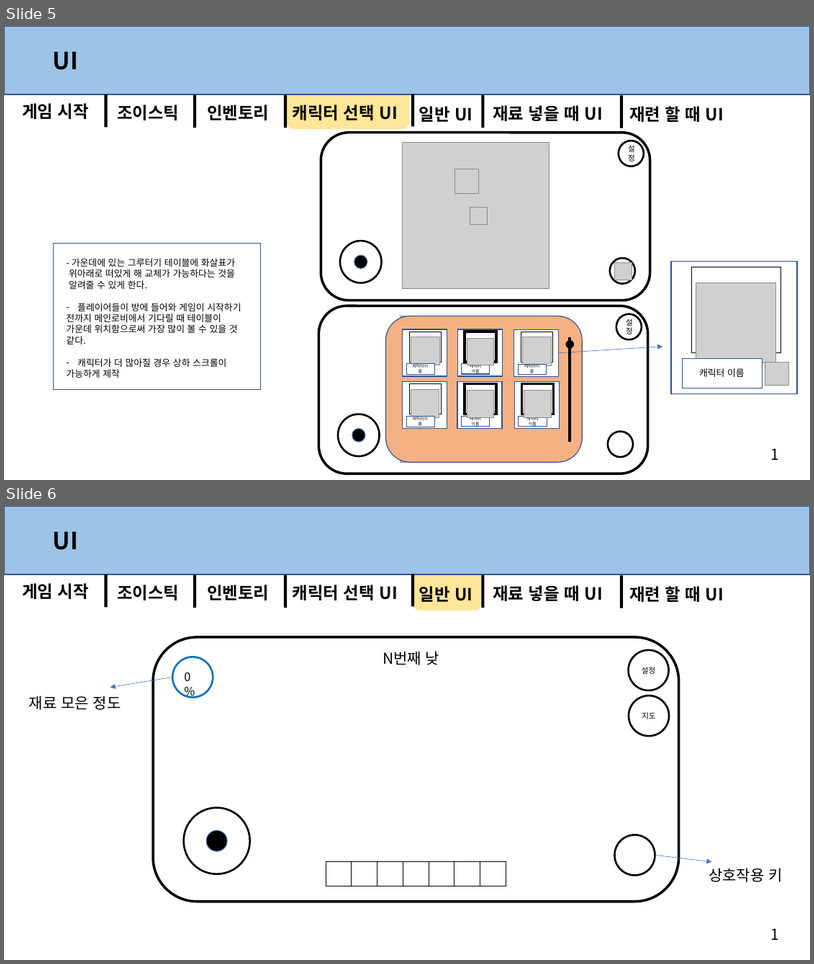
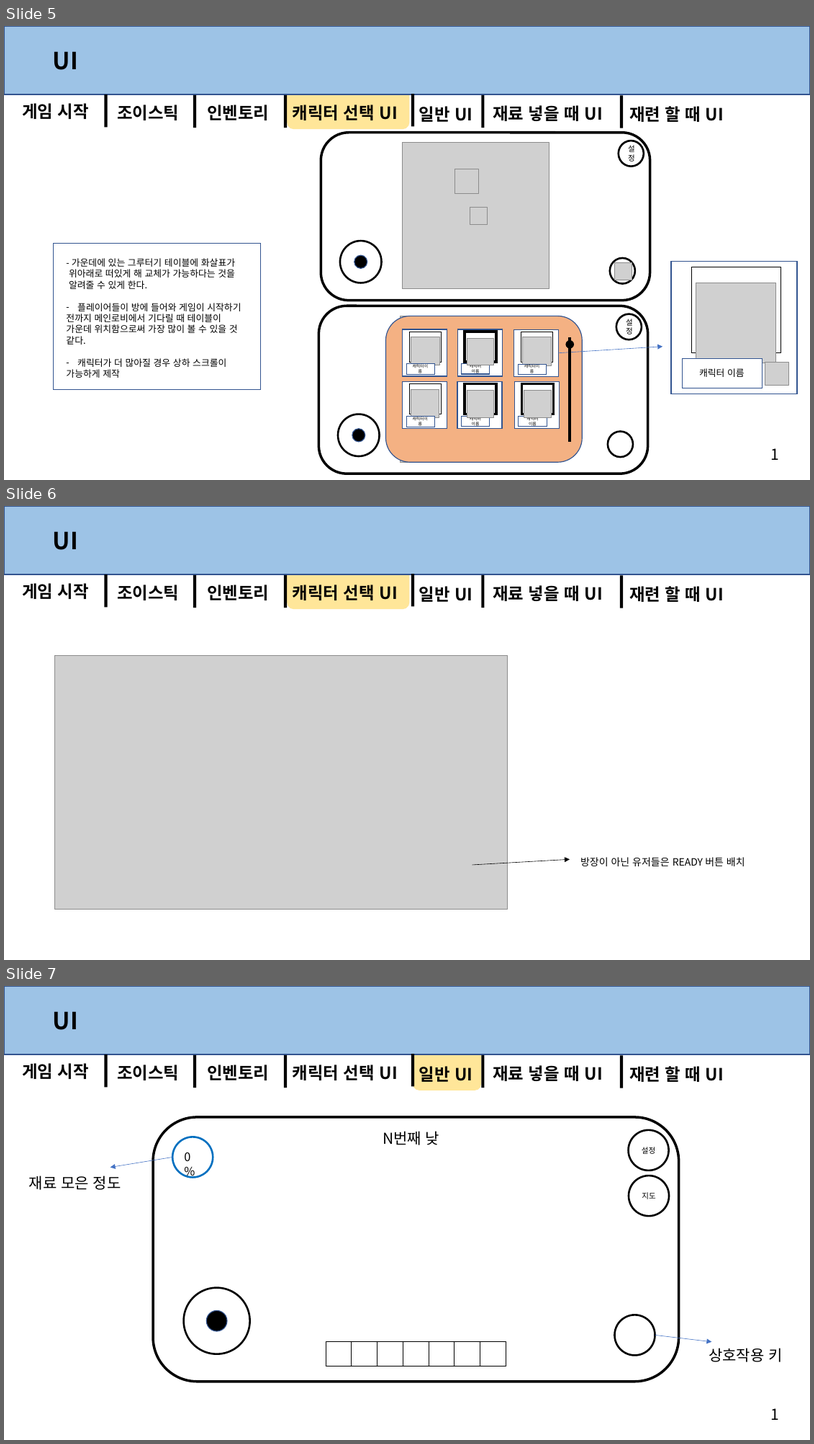
Before and after one commit to anglik0370/EscapeIsland, a slide deck: Document/UI/인게임 UI.pptx. Shown one above the other, each under a label of ours: slides 5 and 6 before the commit, slides 5, 6 and 7 after it. The pictures are 814x964 and 814x1444 pixels, drawn with LibreOffice and Linux fonts; fonts in the diff are those of the drawing; grey boxes stand for pictures; background and template pictures are left out. Boxes give left, top, right and bottom in pixels: in the first picture for what was removed or moved away, otherwise in the second. Text is boxed around its words. In the diff, an @@ line names an element or a change of style, - is before the commit and + after.

Commit message:
인게임 UI => 레디 버튼

```diff
--- a/Document/UI/인게임 UI.pptx
+++ b/Document/UI/인게임 UI.pptx
@@ slide 6 added at [4,506,810,960], background #FFFFFF; not listed: 1 template element that a slide beside it also shows @@
@@ rectangle added at [4,506,810,574], fill #9DC3E6, outline #325491 1 pt @@
@@ text added at [53,531,78,550], 28 pt, text #000000, bold @@
+UI
@@ rounded rectangle added at [287,569,410,609], fill #FFE699 @@
@@ text added at [22,583,89,599], 20 pt, text #000000, bold @@
+게임 시작
@@ rectangle added at [104,574,108,607], fill #000000 @@
@@ text added at [117,584,179,600], 20 pt, text #000000, bold @@
+조이스틱
@@ rectangle added at [193,575,196,608], fill #000000 @@
@@ text added at [207,584,269,600], 20 pt, text #000000, bold @@
+인벤토리
@@ rectangle added at [284,575,287,608], fill #000000 @@
@@ text added at [293,584,398,600], 20 pt, text #000000, bold @@
+캐릭터 선택 UI
@@ rectangle added at [412,574,415,606], fill #000000 @@
@@ text added at [419,586,473,602], 20 pt, text #000000, bold @@
+일반 UI
@@ rectangle added at [482,575,485,608], fill #000000 @@
@@ text added at [493,585,603,601], 20 pt, text #000000, bold @@
+재료 넣을 때 UI
@@ rectangle added at [620,576,623,608], fill #000000 @@
@@ text added at [630,586,724,602], 20 pt, text #000000, bold @@
+재련 할 때 UI
@@ picture added at [54,656,508,909] @@
@@ arrow added from (472, 865) to (570, 860), #000000 0.5 pt @@
@@ text added at [581,857,746,866], 12 pt, text #000000 @@
+방장이 아닌 유저들은 READY 버튼 배치
@@ what was slide 6 is now slide 7 @@
```
